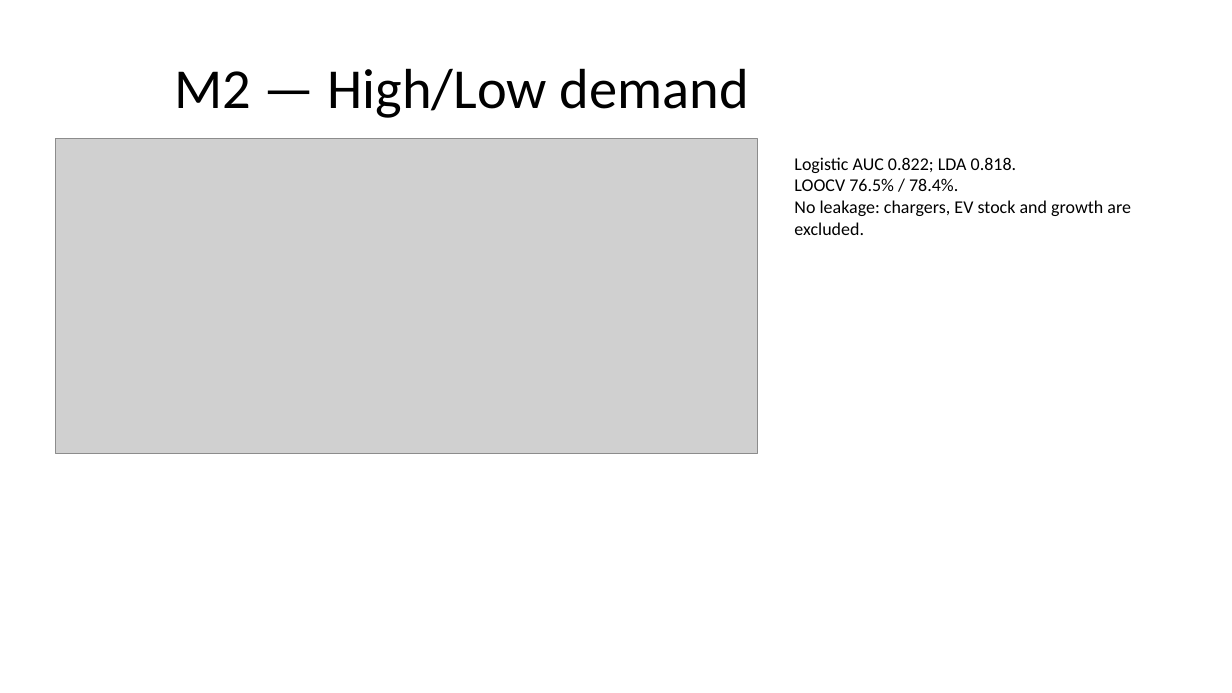
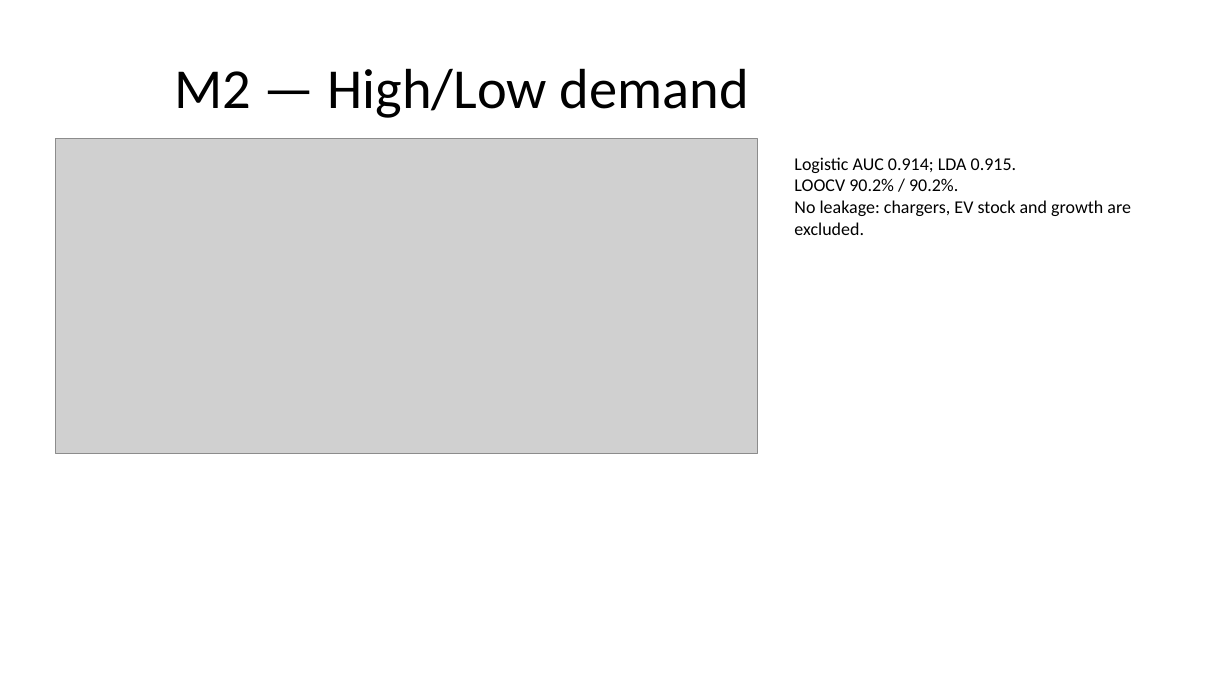
Before and after one commit to kirtankumarsanghi/EVision, a slide deck: slide 7 of backend/reports/final_deck.pptx. Drawn at 1232x693 pixels with LibreOffice and Linux fonts; fonts in the diff are those of the drawing; grey boxes stand for pictures. Boxes give left, top, right and bottom in pixels: in the first picture for what was removed or moved away, otherwise in the second. Text is boxed around its words. In the diff, an @@ line names an element or a change of style, - is before the commit and + after.

Commit message:
feat(models): upgrade M1, M2, and M3 metrics and regenerate pipeline reports
- M1: add structural supply, vehicle-mix, and RTO terms; LOOCV R2 0.60 -> 0.89, MAE 404 -> 288, NegBin AIC 741.5 -> 731.6
- M2: focus on high-signal exogenous predictors; CV AUC 0.86/0.84 -> 0.915/0.914, LOOCV accuracy 0.78/0.80 -> 0.902, continuous R2 0.49 -> 0.54
- M3: add causal post-2022 log-linear drift calibration; holdout bias -21.8% -> -2.5%, holdout RMSE/level 0.032 -> 0.025, rolling-origin RMSE 415 -> 293
- Pipeline: regenerate all processed CSVs, metrics reports, deck, Word docs, and Jupyter notebooks

```diff
--- a/backend/reports/final_deck.pptx
+++ b/backend/reports/final_deck.pptx
@@ text at (x1=794, y1=157, x2=1017, y2=191): text changed @@
-Logistic AUC 0.822; LDA 0.818.
-LOOCV 76.5% / 78.4%.
+Logistic AUC 0.914; LDA 0.915.
+LOOCV 90.2% / 90.2%.
```
Also in this commit, not shown: 2 other slides changed, 49 other files.
